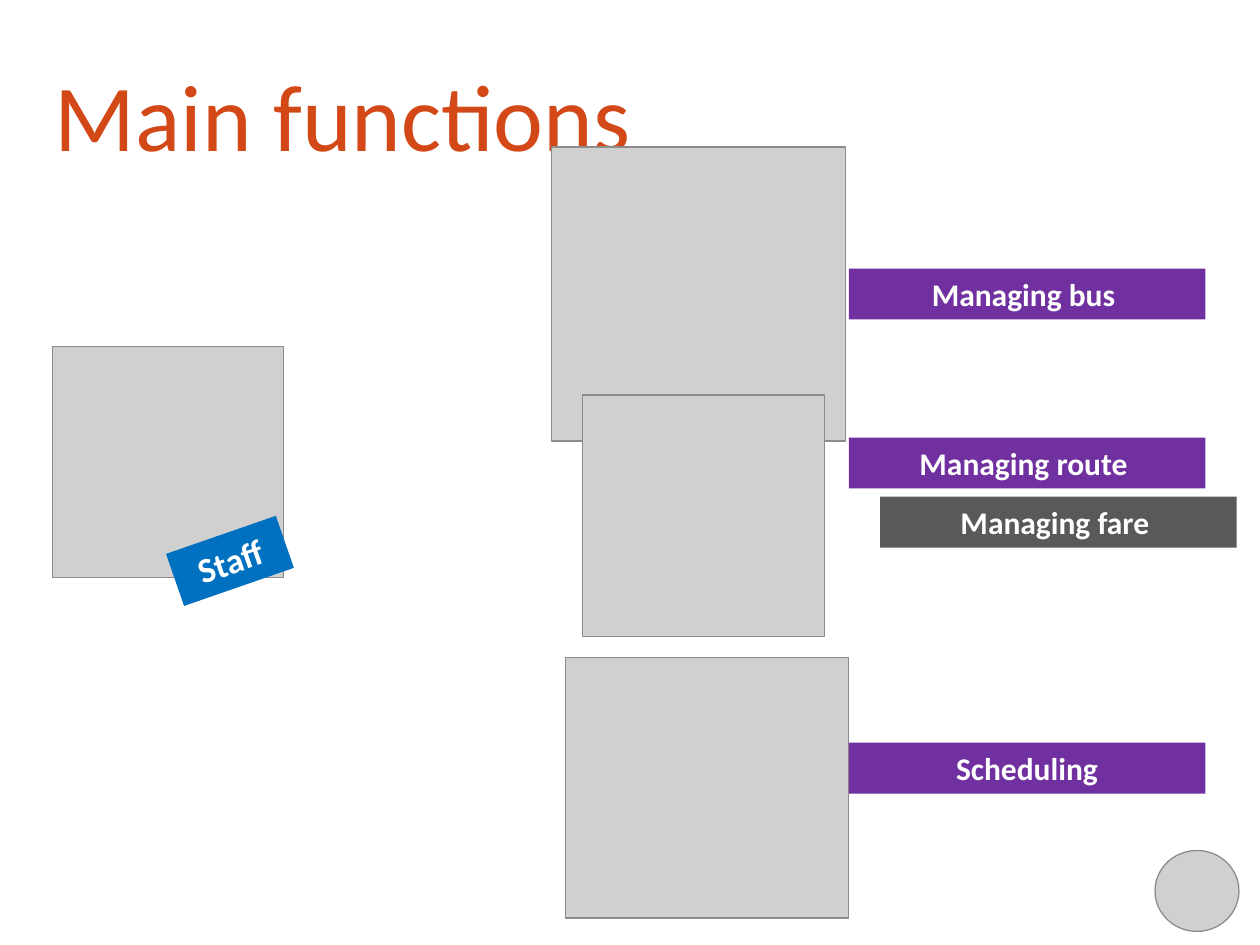
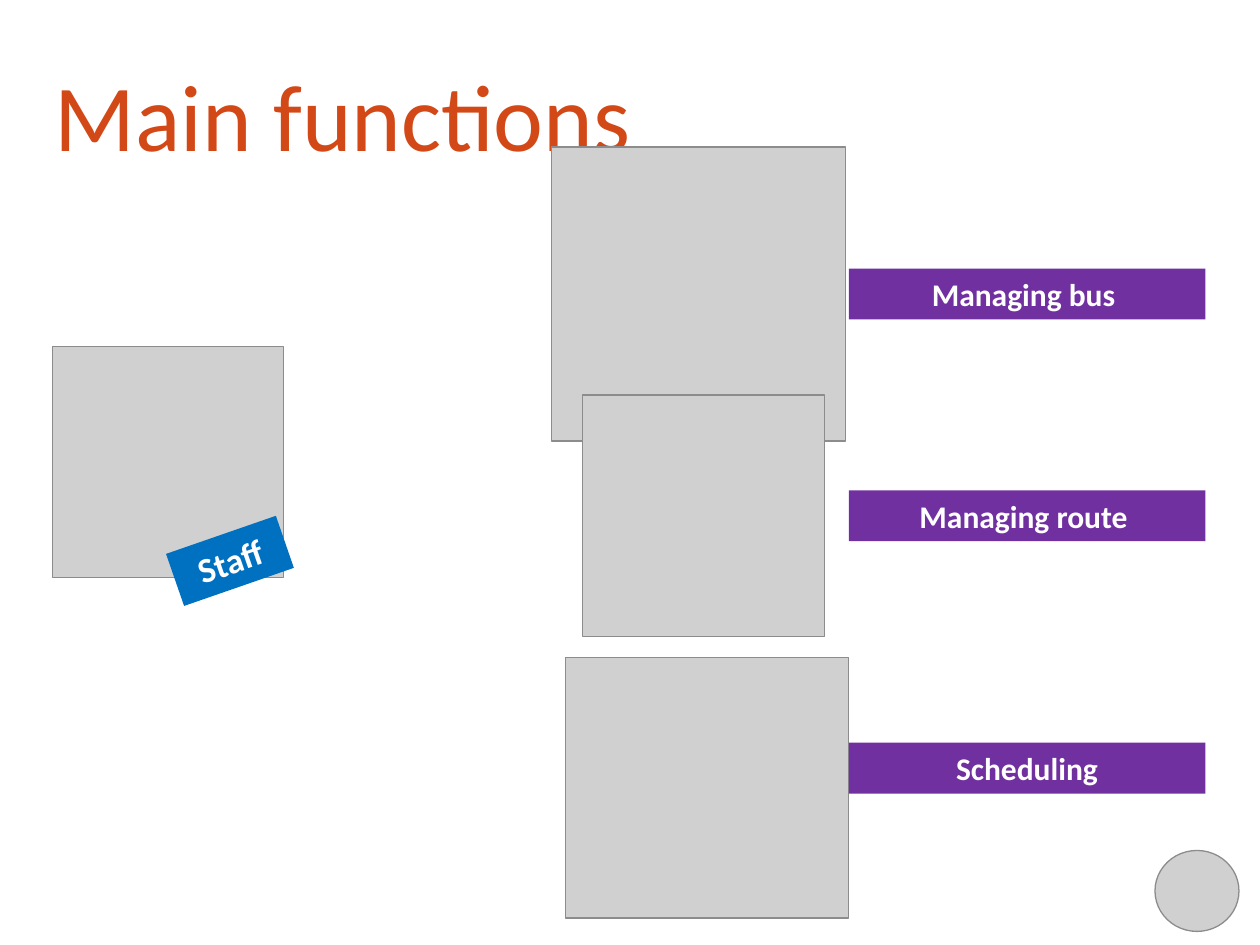
Before and after one commit to khalifandiaye/bus-reservation, a slide deck: slide 11 of WIP/Document/Project Report/Project-Agenda-Team04.pptx. Drawn at 1260x945 pixels with LibreOffice and Linux fonts; fonts in the diff are those of the drawing; grey boxes stand for pictures; background and template pictures are left out. Boxes give left, top, right and bottom in pixels: in the first picture for what was removed or moved away, otherwise in the second. Text is boxed around its words. In the diff, an @@ line names an element or a change of style, - is before the commit and + after.

```diff
--- a/WIP/Document/Project Report/Project-Agenda-Team04.pptx
+++ b/WIP/Document/Project Report/Project-Agenda-Team04.pptx
@@ rectangle "Managing route": place and size @@
-rectangle "Managing route" at box(849, 437, 1206, 488)
+rectangle "Managing route" at box(849, 490, 1206, 541)
@@ rectangle removed at box(881, 496, 1237, 547) @@
-Managing fare
```
Also in this commit, not shown: 11 other slides changed, 1 slide added, 1 other file.
